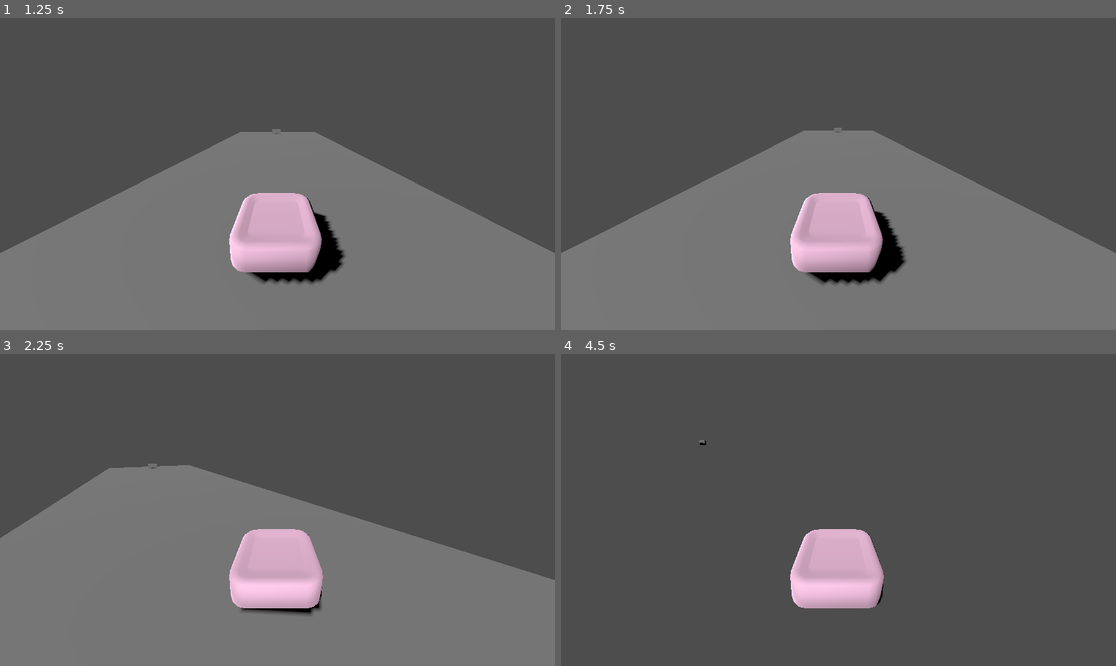
Above: before the commit, frames 1-4 (two rows, left to right).
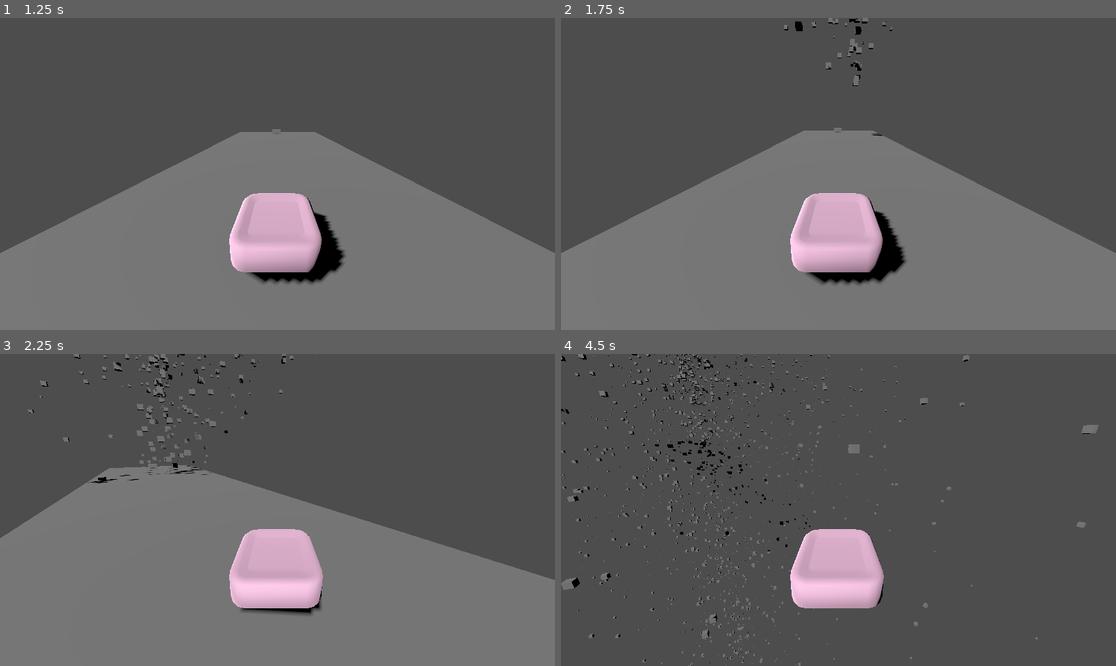
Above: after the commit, the same moments.

Repository: cg2713/BubbleRush
Game: Godot game, scene res://AlexDevScene.tscn
Same seed, same stepped clock (60 frames per second), same inputs: the game is played once before the commit and once after it. This scene is started directly instead of the project's main scene.
Inputs:
- Up to frame 1 (1.25 s): tap Enter at 0.5 s; hold Right (ui_right) from 0.53 s (still down)
- Up to frame 2 (1.75 s): tap Space at 1.25 s; release Right (ui_right) at 1.28 s; hold Down (ui_down) from 1.28 s (still down)
- Up to frame 3 (2.25 s): release Down (ui_down) at 2.03 s; hold Right (ui_right) from 2.03 s (still down)
- Up to frame 4 (4.5 s): release Right (ui_right) at 2.78 s; hold Up (ui_up) 2.78-3.53 s; hold Left (ui_left) from 3.53 s (still down)

Frame 1 is identical in both runs. In frame 2, 0.4% of the frame differs, in the area x 40-60%, y 0-38%; in frame 3, 1.3%; in frame 4, 3.0%, in the area x 0-97%, y 0-100%.

Commit message:
making particle generator

Diff:
--- a/bubblerush/AlexDevScene.tscn
+++ b/bubblerush/AlexDevScene.tscn
@@ -1,7 +1,8 @@
-[gd_scene load_steps=5 format=3 uid="uid://be0wkcxua363x"]
+[gd_scene load_steps=6 format=3 uid="uid://be0wkcxua363x"]
 
-[ext_resource type="PackedScene" uid="uid://ylq0i04q785e" path="res://car.tscn" id="1_k8rrd"]
+[ext_resource type="PackedScene" uid="uid://c4qssepqrjmmk" path="res://car.tscn" id="1_k8rrd"]
 [ext_resource type="PackedScene" uid="uid://diq6shlq4m8l7" path="res://finish_line.tscn" id="2_idkmy"]
+[ext_resource type="PackedScene" uid="uid://b11714nbd5mqd" path="res://Dritparticle.tscn" id="3_q4q1i"]
 
 [sub_resource type="BoxShape3D" id="BoxShape3D_8extg"]
 size = Vector3(10, 0.02, 50)
@@ -35,3 +36,6 @@
 
 [node name="Finish Line" parent="." instance=ExtResource("2_idkmy")]
 transform = Transform3D(1, 0, 0, 0, 1, 0, 0, 0, 1, -0.0952551, 0.0279018, -21.8583)
+
+[node name="Node3D" parent="." instance=ExtResource("3_q4q1i")]
+transform = Transform3D(1, 0, 0, 0, 1, 0, 0, 0, 1, 1.48834, 18.9114, -13.9263)
--- /dev/null
+++ b/bubblerush/Dritparticle.tscn
@@ -0,0 +1,27 @@
+[gd_scene load_steps=4 format=3 uid="uid://b11714nbd5mqd"]
+
+[sub_resource type="ParticleProcessMaterial" id="ParticleProcessMaterial_r7cc5"]
+scale_min = 0.01
+scale_max = 0.5
+
+[sub_resource type="BoxMesh" id="BoxMesh_up8ij"]
+
+[sub_resource type="BoxMesh" id="BoxMesh_qf5kj"]
+
+[node name="Node3D" type="Node3D"]
+
+[node name="GPUParticles3D" type="GPUParticles3D" parent="."]
+process_mode = 4
+amount = 6000
+lifetime = 600.0
+process_material = SubResource("ParticleProcessMaterial_r7cc5")
+draw_pass_1 = SubResource("BoxMesh_up8ij")
+
+[node name="CPUParticles3D" type="CPUParticles3D" parent="."]
+transform = Transform3D(-4.37114e-08, -1, 0, 1, -4.37114e-08, 0, 0, 0, 1, 0, 0, 0)
+amount = 48000
+lifetime = 60.0
+mesh = SubResource("BoxMesh_qf5kj")
+initial_velocity_max = 20.0
+scale_amount_min = 0.01
+scale_amount_max = 0.5
Not shown: 3 places in bubblerush/dirt.tres that only renumber resources
Not shown, changed: .DS_Store
